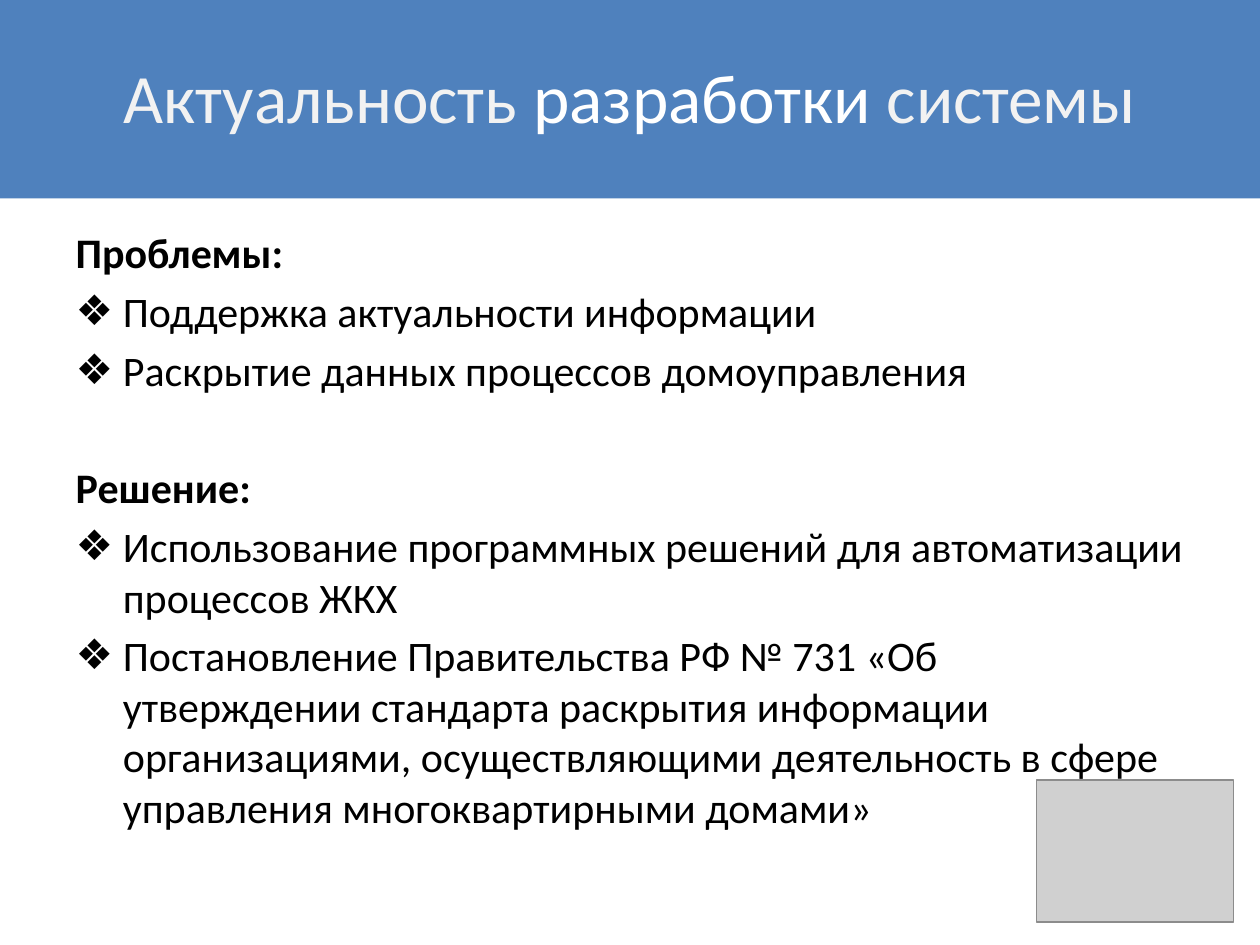
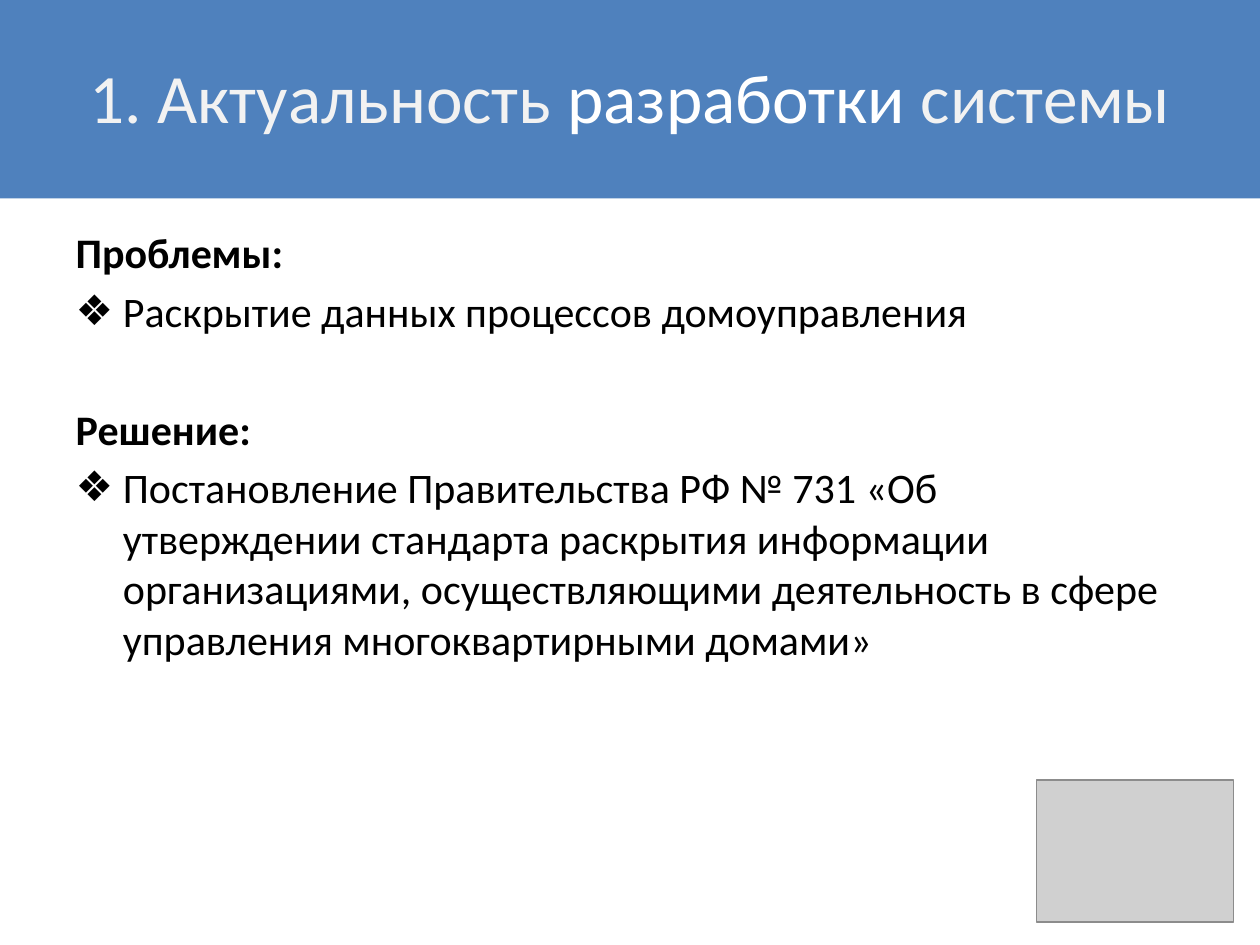
Before and after one commit to Alexeyyy/Diploma_doc, a slide deck: slide 2 of Презентация/Презентация_Желепов.pptx. Drawn at 1260x945 pixels with LibreOffice and Linux fonts; fonts in the diff are those of the drawing; grey boxes stand for pictures. Boxes give left, top, right and bottom in pixels: in the first picture for what was removed or moved away, otherwise in the second. Text is boxed around its words. In the diff, an @@ line names an element or a change of style, - is before the commit and + after.

```diff
--- a/Презентация/Презентация_Желепов.pptx
+++ b/Презентация/Презентация_Желепов.pptx
@@ title at [90,76,1170,134]: text changed @@
-Актуальность разработки системы
+1. Актуальность разработки системы
@@ text at [123,298,816,334]: paragraph removed @@
-❖ Поддержка актуальности информации
@@ text at [123,533,1183,620]: paragraph removed @@
-❖ Использование программных решений для автоматизации процессов ЖКХ
```
Also in this commit, not shown: 6 other slides changed, 2 slides added, 6 other files.
